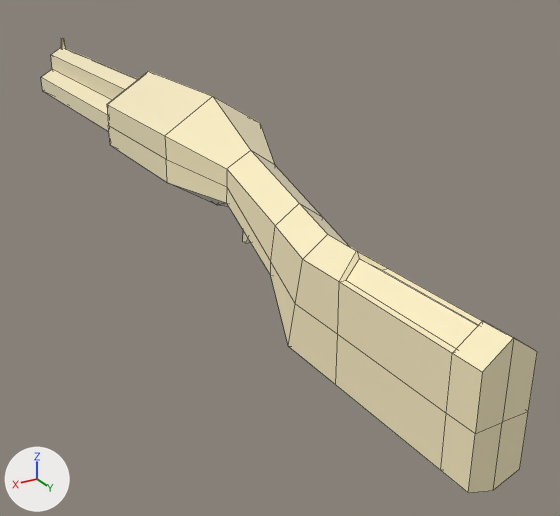
The FBX model Assets/Models/Shotgun/Shotgun.fbx: old version first, new version second.
Before and after are seen from a camera (50 mm lens) standing at (0.0444, 0.0979, 0.0332) and looking at (-0.0081, 0.0104, -0.0106). The lights are fixed; the arrows at lower left show +X, +Y and +Z. Mesh edges are drawn as thin lines. Where no turn or scale is listed for an object, it has been applied to the vertices. Vertices at the same position are counted once.

In view in the first picture: 'Shotgun'.
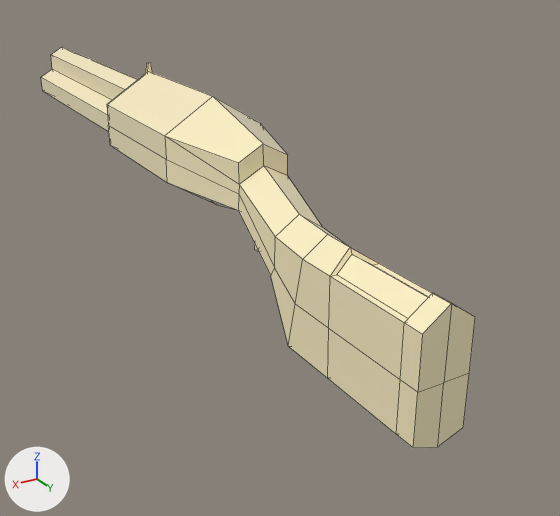
The newer file is also turned or shifted as a whole; pictures and numbers use the older file's frame.

Boxes (x1, y1, x2, y2) around the edits, measured in the pictures (560 x 516 px; the box of a moved part takes in the faces that stretch with it):
'Shotgun', reshaped (12% narrower, 12% shorter)
    before: (41, 38, 537, 493)
    after: (41, 47, 475, 448)
part 1 of me_mesh, deleted
    before: (61, 38, 66, 49)
part 2 of me_mesh, moved or reshaped
    before: (165, 96, 349, 346)
    after: (165, 96, 345, 346)
part 3 of me_mesh, moved or reshaped
    before: (289, 234, 537, 493)
    after: (289, 234, 475, 448)
part 4 of me_mesh, added
    after: (146, 62, 152, 73)

What changed in the scene script:
```text
Change me_mesh:
    used by ob_shotgun; location = (0.0, 0.0, 0.0)
    verts and faces of me_mesh; kept vertices keep their numbers, new ones are numbered from 180
    remove me_mesh.from_pydata(...)  # 180 vertices, 160 faces; spans x -0.007..0.007, y -0.0604..0.0604, z -0.0127..0.0127
    add me_mesh.from_pydata(...)  # 183 vertices, 160 faces; spans x -0.007..0.007, y -0.0604..0.0532, z -0.0127..0.014
    me_mesh part 1: the loose piece of 8 vertices spanning x -0.0004..0.0004, y -0.0598..-0.0589, z 0.0105..0.0126 is deleted
    me_mesh part 2
    9 faces are deleted
    17 vertices in x -0.0035..0.0035, y 0.0158..0.0176, z -0.0044..0.0038 move by (0.0, 0.0031, 0.0)
    8 vertices move from x -0.0033..0.0033, y 0.017..0.0281, z -0.0024..0.0079 to x -0.0033..0.0033, y 0.0201..0.0281, z -0.0029..0.0094
    3 vertices are added at (0.0, 0.0201, 0.0068), (0.0033, 0.0201, 0.0076), (-0.0033, 0.0201, 0.0076)
    10 new faces join them
    me_mesh part 3
    11 vertices in x -0.0031..0.0031, y 0.057, z -0.0127..0.0026 move by (0.0, -0.0063, 0.0)
    9 vertices in x -0.0031..0.0031, y 0.0604, z -0.0127..0.0026 move by (0.0, -0.0072, 0.0)
    9 vertices in x -0.0031..0.0031, y 0.0406, z -0.0127..0.0004 move by (0.0, -0.0016, 0.0)
    2 vertices move from x 0.0, y 0.0391..0.0396, z 0.0019..0.0026 to x 0.0, y 0.038..0.0383, z 0.0019..0.0026
    me_mesh part 4
    add verts[180] = (0.0002, -0.0151, 0.014)  # pixel (146, 62)
    add verts[181] = (-0.0002, -0.0151, 0.014)  # pixel (148, 62)
    add verts[182] = (0.0004, -0.0151, 0.0119)
    add verts[183] = (-0.0004, -0.0151, 0.0119)
    add for new, old in zip([*range(184, 188)], [*range(180, 184)]): verts[new] = verts[old] + (0.0, 0.0008, 0.0)
    add faces += [(184, 186, 187, 185), (180, 184, 185, 181), (180, 181, 183, 182), (181, 185, 187, 183), (180, 182, 186, 184)]
```
